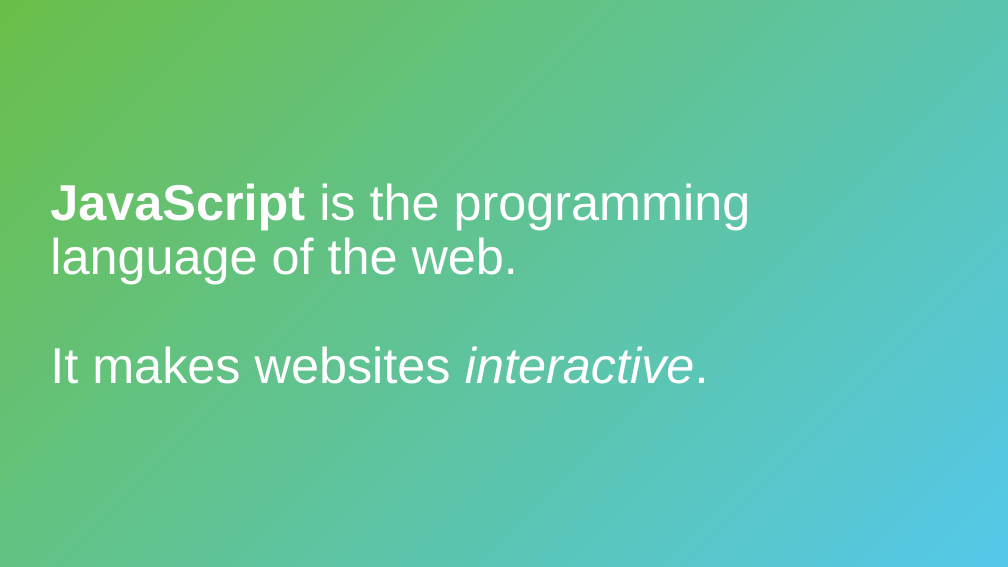
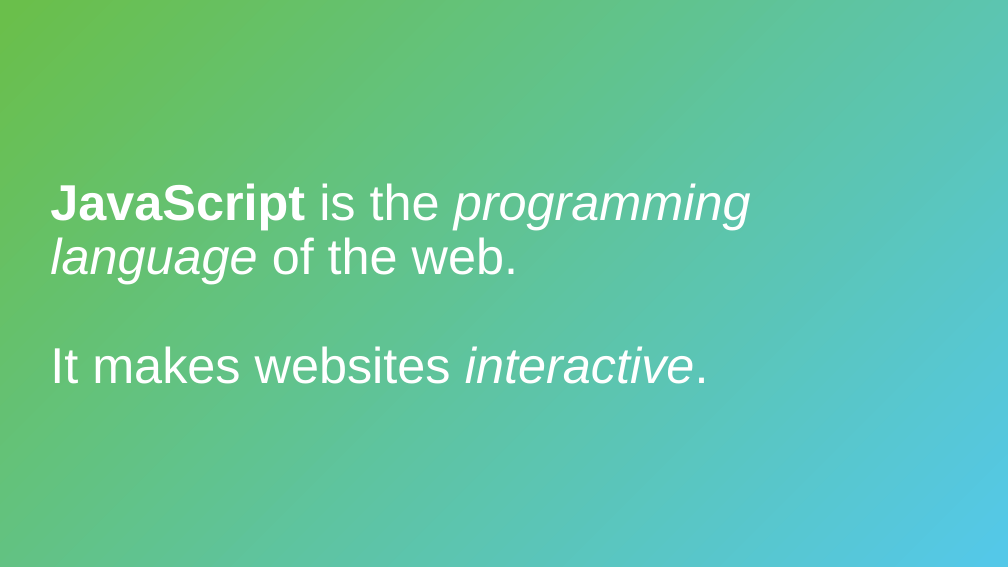
Before and after one commit to hytechclub/web-102, a slide deck: slide 2 of Week02/IntroductionToJavaScript.pptx. Drawn at 1008x567 pixels with LibreOffice and Linux fonts; fonts in the diff are those of the drawing. Boxes give left, top, right and bottom in pixels: in the first picture for what was removed or moved away, otherwise in the second. Text is boxed around its words. In the diff, an @@ line names an element or a change of style, - is before the commit and + after.

```diff
--- a/Week02/IntroductionToJavaScript.pptx
+++ b/Week02/IntroductionToJavaScript.pptx
@@ title "JavaScript is the programming language ..." at [50, 183, 751, 384]: italic on in "programming language" @@
```
Also in this commit, not shown: 3 other slides changed, 1 slide added, 9 other files.
